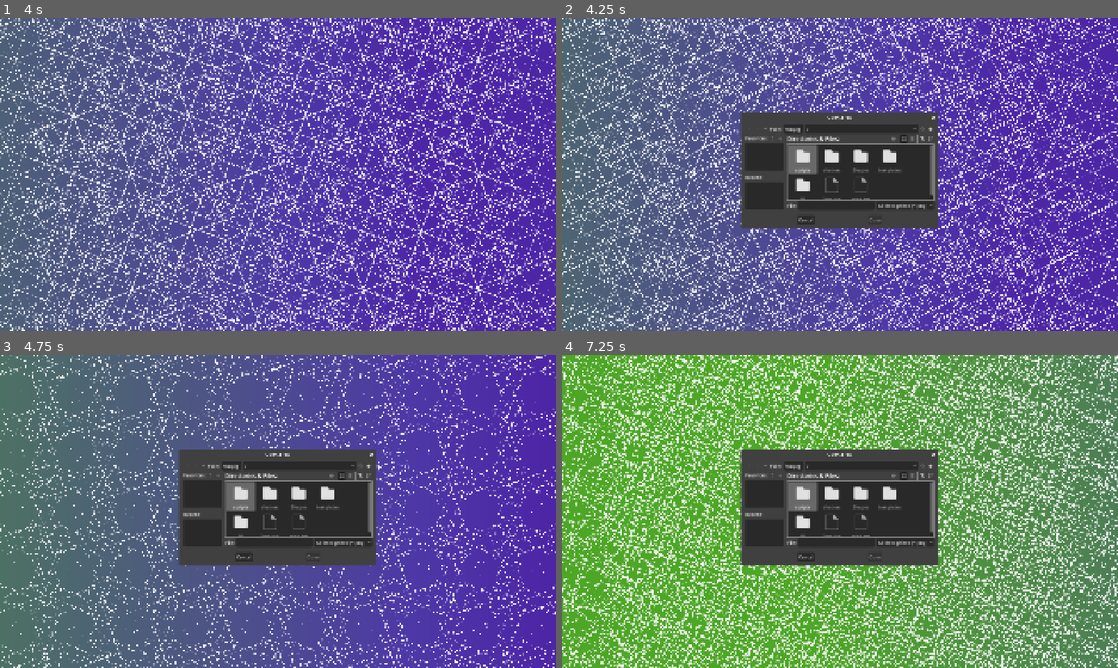
Above: before the commit, frames 1-4 (two rows, left to right).
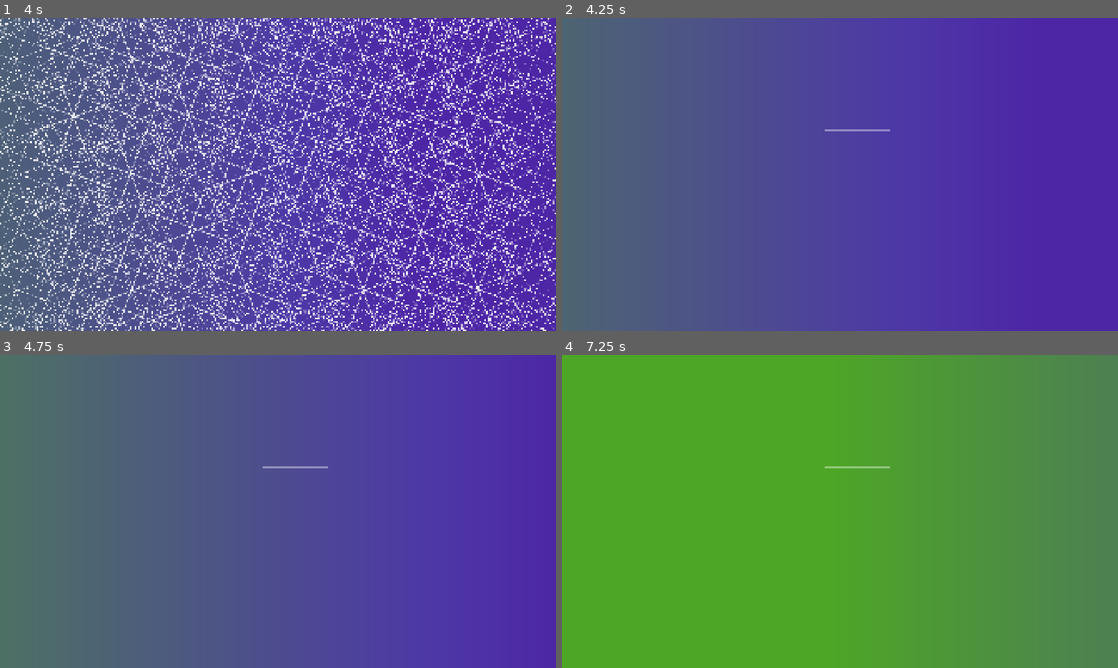
Above: after the commit, the same moments.

Repository: Juju-brz/GDVJ
Game: Godot game, scene res://templates/01_Superpositions_geometriques.tscn
Two runs of this game, one before a commit and one after it. Both use one fixed random seed, a clock stepped at 60 frames per second and the inputs below.
Inputs (mouse positions are in pixels of both pictures, inside the frame that each line leads up to):
- Up to frame 1 (4 s): tap Enter at 0.5 s; move the mouse to (400, 158) at 0.52 s; move the mouse to (166, 190) at 1.27 s; move the mouse to (333, 105) at 2.02 s; move the mouse to (250, 237) at 2.77 s; move the mouse to (444, 221) at 3.52 s
- Up to frame 2 (4.25 s): tap F4 (change_scene) at 4.15 s
- Up to frame 3 (4.75 s): move the mouse to (111, 464) at 4.27 s
- Up to frame 4 (7.25 s): move the mouse to (867, 511) at 5.02 s; move the mouse to (756, 433) at 5.77 s; move the mouse to (962, 495) at 6.52 s

Frame 1 is identical in both runs. In frame 2, 33% of the frame differs, in the area x 0-100%, y 0-100%; in frame 3, 22%; in frame 4, 44%.
Error after the commit: Attempt to call function 'popup_centered' in base 'null instance' on a null instance. (res://UI/ui.gd:65)

Commit message:
I dont understand !!!!

Diff:
--- a/UI/ui.gd
+++ b/UI/ui.gd
@@ -1,33 +1,24 @@
 extends Control
-
+var NEXT_SCENE_PATH =  ""
+#var dialogue_change_image
 ### CONTROLS ###
-@onready var control = self
+@onready var control = $Control
 @onready var BG = $BG_For_Controls
 @onready var slider = $Control/VBoxContainer/HSlider
 @onready var slider_spacing = $VBoxContainer
 @onready var btn_change_image = $VBoxContainer/Btn_Change_Image
 @onready var dialogue_change_image = $VBoxContainer/Dlg_Change_Image
-@onready var original_sprite = $Square
+@onready var original_sprite
 @onready var next_tpt = $VBoxContainer/HBoxContainer/Btn_Switch_algorithm
 
 var hide_ui :bool = false
 var mouse_activation = true
-@onready var NEXT_SCENE_PATH = ""
+#@onready var NEXT_SCENE_PATH = ""
 
 # Called when the node enters the scene tree for the first time.
 func _ready() -> void:
 	pass
-	#if not btn_change_image.pressed.is_connected(open_dialog):
-		#btn_change_image.pressed.connect(open_dialog)
-	#
-	#if not dialogue_change_image.file_selected.is_connected(_on_file_selected):
-		#dialogue_change_image.file_selected.connect(_on_file_selected)
-	#
-	#if not dialogue_change_image.canceled.is_connected(_close_all_ui):
-		#dialogue_change_image.canceled.connect(_close_all_ui)
-		#
-	#if not next_tpt.pressed.is_connected(_on_next_tpt_pressed):
-		#next_tpt.pressed.connect(_on_next_tpt_pressed)
+
 
 
 # Called every frame. 'delta' is the elapsed time since the previous frame.
@@ -41,11 +32,11 @@
 	# We don't want the thread trying to write back to the old, closing scene.
 
 	# 2. Get the SceneTree and change the scene
-	var error = get_tree().change_scene_to_file(Global.NEXT_SCENE_PATH)
+	var error = get_tree().change_scene_to_file(NEXT_SCENE_PATH)
 
 	if error != OK:
 		# Handle the error if the scene file wasn.t found
-		print("SCENE SWITCH ERROR: Could not load scene file: ", Global.NEXT_SCENE_PATH)
+		print("SCENE SWITCH ERROR: Could not load scene file: ", NEXT_SCENE_PATH)
 	print("Error code: ", error)
 
 func _close_all_ui():
@@ -84,6 +75,7 @@
 	_close_all_ui()
 
 
+### BUTTON ###
 func _on_btn_change_image_pressed() -> void:
 	open_dialog()
 	var error = get_tree().change_scene_to_file(NEXT_SCENE_PATH)
@@ -96,4 +88,4 @@
 
 func _on_btn_switch_algorithm_pressed() -> void:
 	_on_next_tpt_pressed()
-	pass # Replace with function body.
+	#pass # Replace with function body.
--- a/baseScene.tscn
+++ b/baseScene.tscn
@@ -1,8 +1,7 @@
-[gd_scene load_steps=6 format=3 uid="uid://bp8w6tlng3j86"]
+[gd_scene load_steps=5 format=3 uid="uid://bp8w6tlng3j86"]
 
 [ext_resource type="Shader" uid="uid://dey07dsilauuk" path="res://shaders/shaderEmpty.gdshader" id="3_gb5ns"]
 [ext_resource type="Shader" uid="uid://b0jcj53b5croi" path="res://shaders/mainShader.gdshader" id="3_u2bk3"]
-[ext_resource type="PackedScene" uid="uid://cgw5hdy3h13ff" path="res://UI/UI.tscn" id="3_wonj3"]
 
 [sub_resource type="ShaderMaterial" id="ShaderMaterial_u2bk3"]
 shader = ExtResource("3_gb5ns")
@@ -11,7 +10,7 @@
 resource_local_to_scene = true
 shader = ExtResource("3_u2bk3")
 
-[node name="Node2D" type="Node2D"]
+[node name="Node2D2" type="Node2D"]
 
 [node name="ColorRect" type="ColorRect" parent="."]
 visible = false
@@ -29,5 +28,3 @@
 offset_right = 2000.0
 offset_bottom = 1100.0
 color = Color(1, 1, 1, 0)
-
-[node name="Control" parent="." instance=ExtResource("3_wonj3")]
--- a/project.godot
+++ b/project.godot
@@ -18,7 +18,7 @@
 
 [autoload]
 
-Global="*res://scripts/global.gd"
+Ui="*res://UI/ui.gd"
 
 [debug]
 
--- a/scripts/global.gd
+++ b/scripts/global.gd
@@ -1,6 +1,7 @@
 extends Node
 
 var NEXT_SCENE_PATH =  ""
+var dialogue_change_image
 # Called when the node enters the scene tree for the first time.
 func _ready() -> void:
 	pass # Replace with function body.
--- a/scripts/mainScript.gd
+++ b/scripts/mainScript.gd
@@ -3,14 +3,14 @@
 #### VARIABLES ####
 
 ### CONTROLS ###
-@onready var control = $Control
-@onready var BG = $BG_For_Controls
-@onready var slider = $Control/VBoxContainer/HSlider
-@onready var slider_spacing = $Control/VBoxContainer/HSlider_spacing
-@onready var btn_change_image = $Control/VBoxContainer/Btn_Change_Image
-@onready var dialogue_change_image = $Control/VBoxContainer/Dlg_Change_Image
-@onready var original_sprite = $Square
-@onready var next_tpt = $Control/VBoxContainer/HBoxContainer/Btn_Switch_algorithm
+#@onready var control = $Control
+#@onready var BG = $BG_For_Controls
+#@onready var slider = $Control/VBoxContainer/HSlider
+#@onready var slider_spacing = $Control/VBoxContainer/HSlider_spacing
+#@onready var btn_change_image = $Control/VBoxContainer/Btn_Change_Image
+#Global.dialogue_change_image = $Control/VBoxContainer/Dlg_Change_Image
+
+#@onready var next_tpt = $Control/VBoxContainer/HBoxContainer/Btn_Switch_algorithm
 
 var hide_ui :bool = false
 var mouse_activation = true
@@ -106,8 +106,8 @@
 	return control_norm
 
 func increment():
-	if not original_sprite: return
-	var new_sprite = original_sprite.duplicate()
+	if not Ui.original_sprite: return
+	var new_sprite =  Ui.original_sprite.duplicate()
 	new_sprite.visible = true
 	add_child(new_sprite)
 	duplicated_spriteslist.append(new_sprite)
@@ -120,8 +120,11 @@
 
 
 func _ready() -> void:
-	pass
-	control.hide()
-	BG.hide()
-	dialogue_change_image.hide()
-	hide_ui = true
+	Ui.original_sprite = $Square
+	Ui.control = $Control
+	Ui.BG = $BG_For_Controls
+	Ui.next_tpt = $VBoxContainer/HBoxContainer/Btn_Switch_algorithm
+	#Ui.control.hide()
+	#Ui.BG.hide()
+	#Ui.dialogue_change_image.hide()
+	#hide_ui = true
--- a/templates/01_Superpositions_Geometriques_MainScript.gd
+++ b/templates/01_Superpositions_Geometriques_MainScript.gd
@@ -70,7 +70,7 @@
 
 func _ready() -> void:
 	super._ready()
-	Global.NEXT_SCENE_PATH = "res://templates/04_WormDance.tscn"
+	Ui.NEXT_SCENE_PATH = "res://templates/04_WormDance.tscn"
 
 	# Initialize element-based rotation arrays
 	cell_rotation_timer.resize(TOTAL_CELLS)
@@ -80,7 +80,7 @@
 	cell_rotation_target.fill(1.0) # Target is 1.0 (full speed)
 
 	# 1. SETUP VISUALS
-	original_sprite.hide()
+	Ui.original_sprite.hide()
 	if backsquare:
 		backsquare.hide()
 
@@ -136,7 +136,7 @@
 	duplicated_spriteslist.clear()
 
 func draw_board(delta):
-	if not original_sprite: return
+	if not Ui.original_sprite: return
 	# --- OPTIMIZATION: CALCULATE ACTIVE STAMPS ONCE ---
 	var active_stamps: Array[float] = []
 	var passed_count = 0
@@ -231,7 +231,7 @@
 	# Helper to create sprite
 	var create_sprite = func(rot_angle_rad: float, sprite_scale: float):
 		if sprite_scale <= 0.01: return
-		var s = original_sprite.duplicate()
+		var s = Ui.original_sprite.duplicate()
 		add_child(s)
 		s.position = location
 
